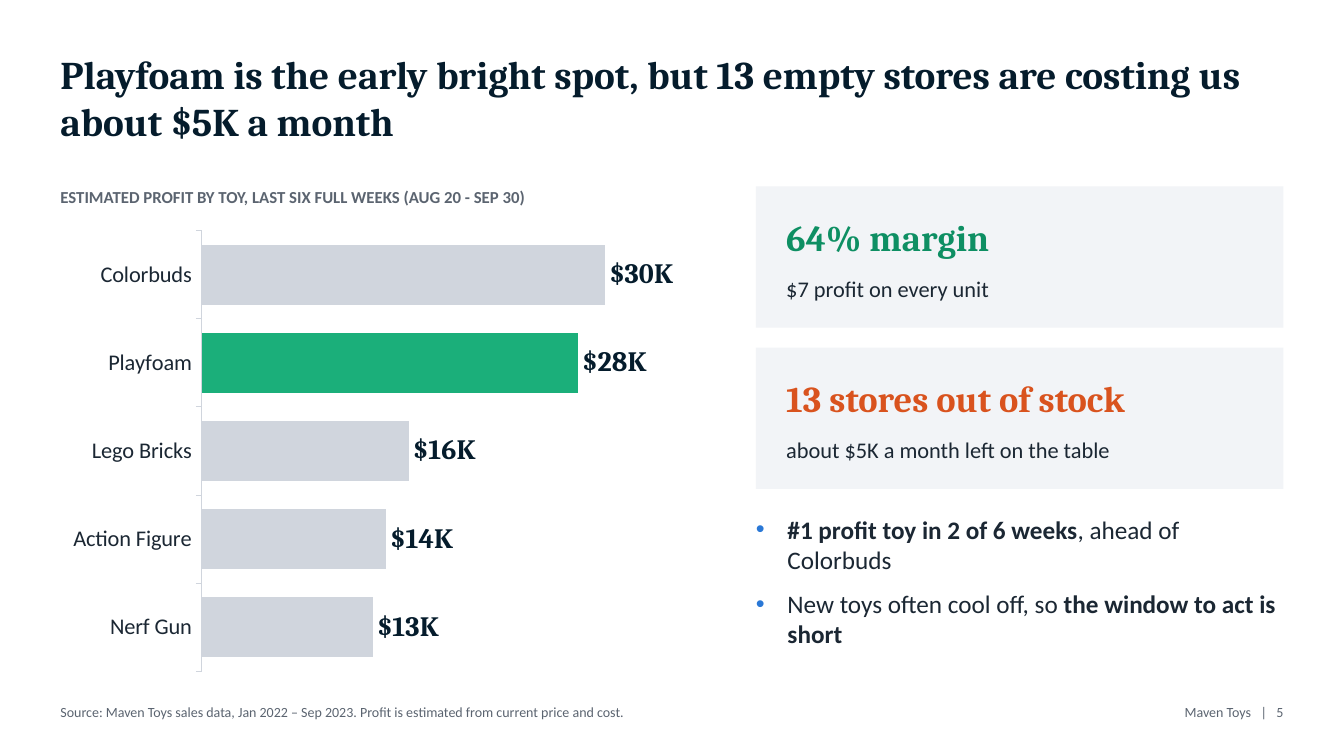
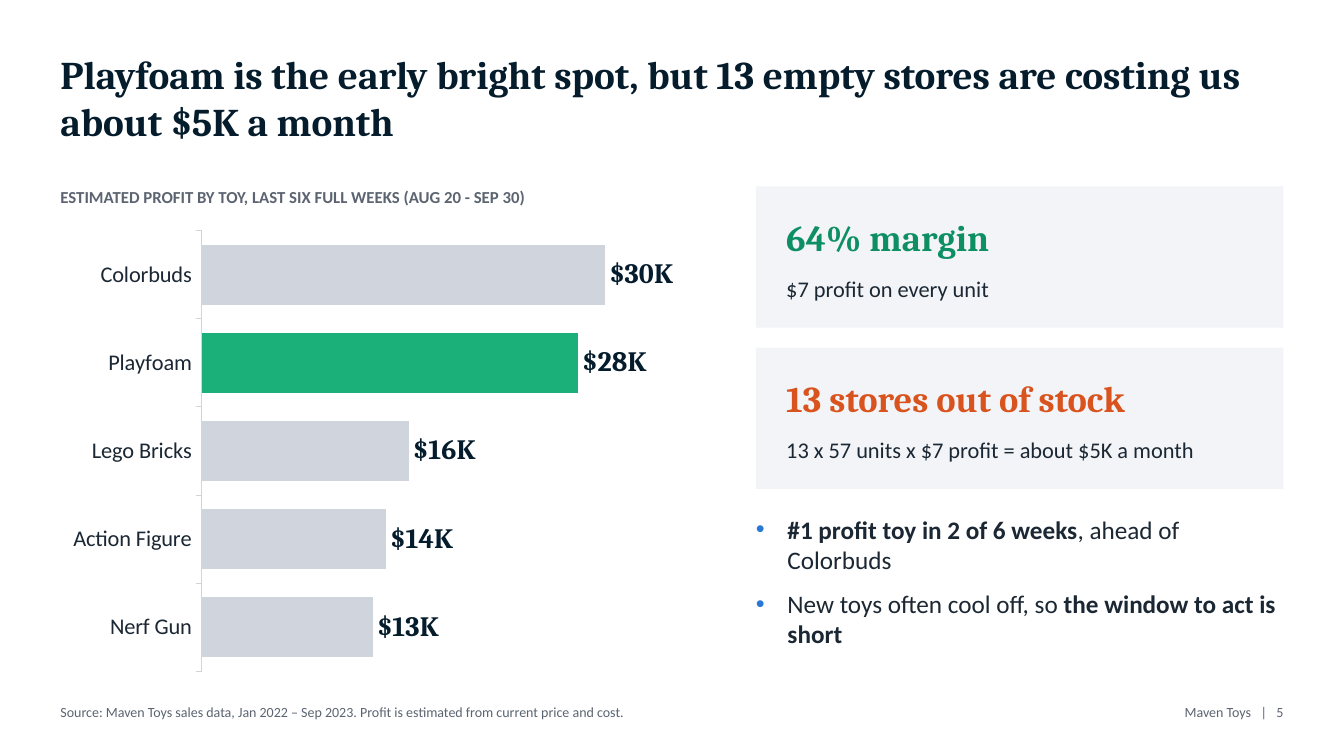
Before and after one commit to surajko9000/maven-toys-ai-analytics, a slide deck: slide 5 of site/deck/Colorbuds_to_Playfoam.pptx. Drawn at 1344x756 pixels with LibreOffice and Linux fonts; fonts in the diff are those of the drawing. Boxes give left, top, right and bottom in pixels: in the first picture for what was removed or moved away, otherwise in the second. Text is boxed around its words. In the diff, an @@ line names an element or a change of style, - is before the commit and + after.

```diff
--- a/site/deck/Colorbuds_to_Playfoam.pptx
+++ b/site/deck/Colorbuds_to_Playfoam.pptx
@@ text at <box>786,442,1193,462</box>: text changed @@
-about $5K a month left on the table
+13 x 57 units x $7 profit = about $5K a month
```
Also in this commit, not shown: 1 other slide changed, 5 other files.
